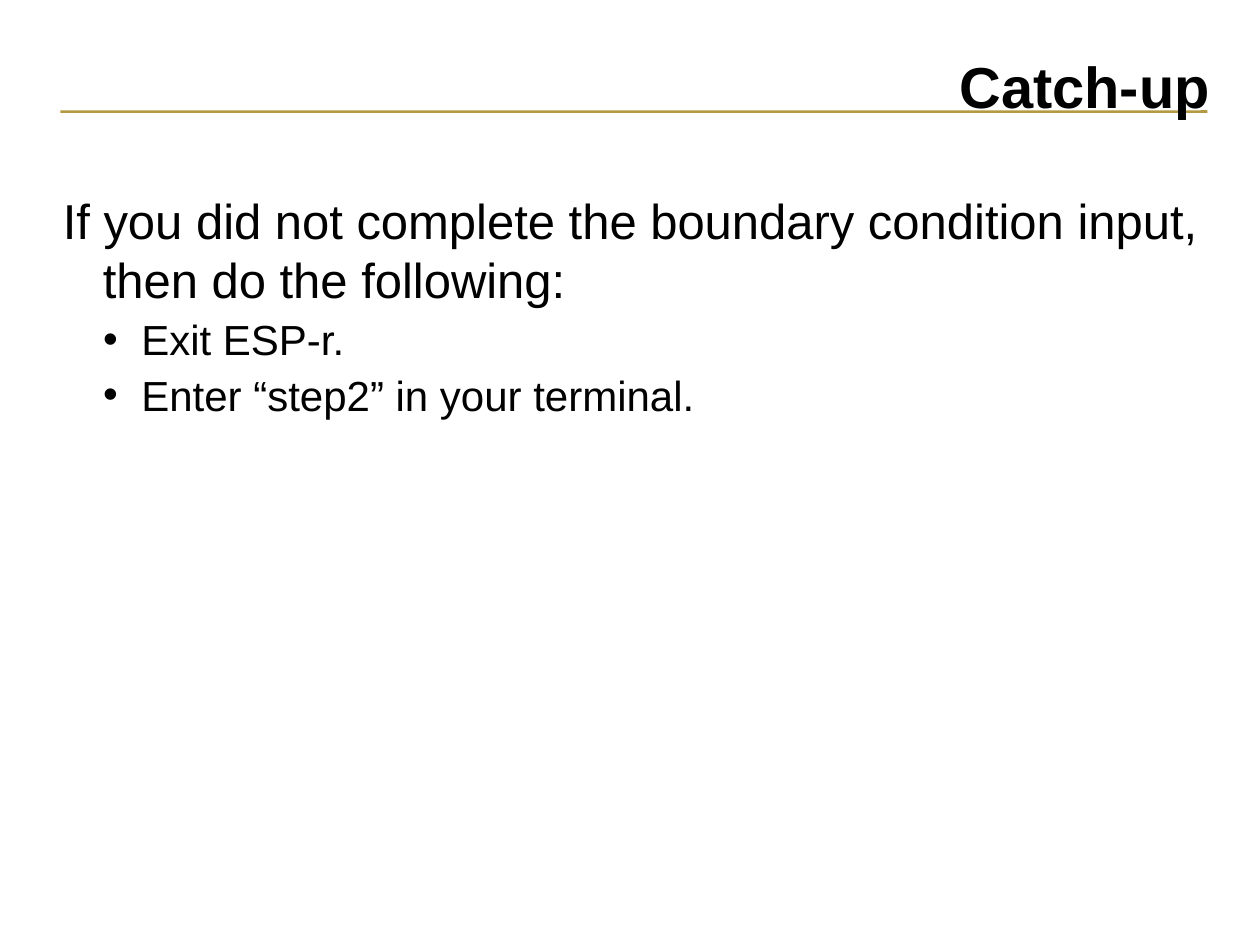
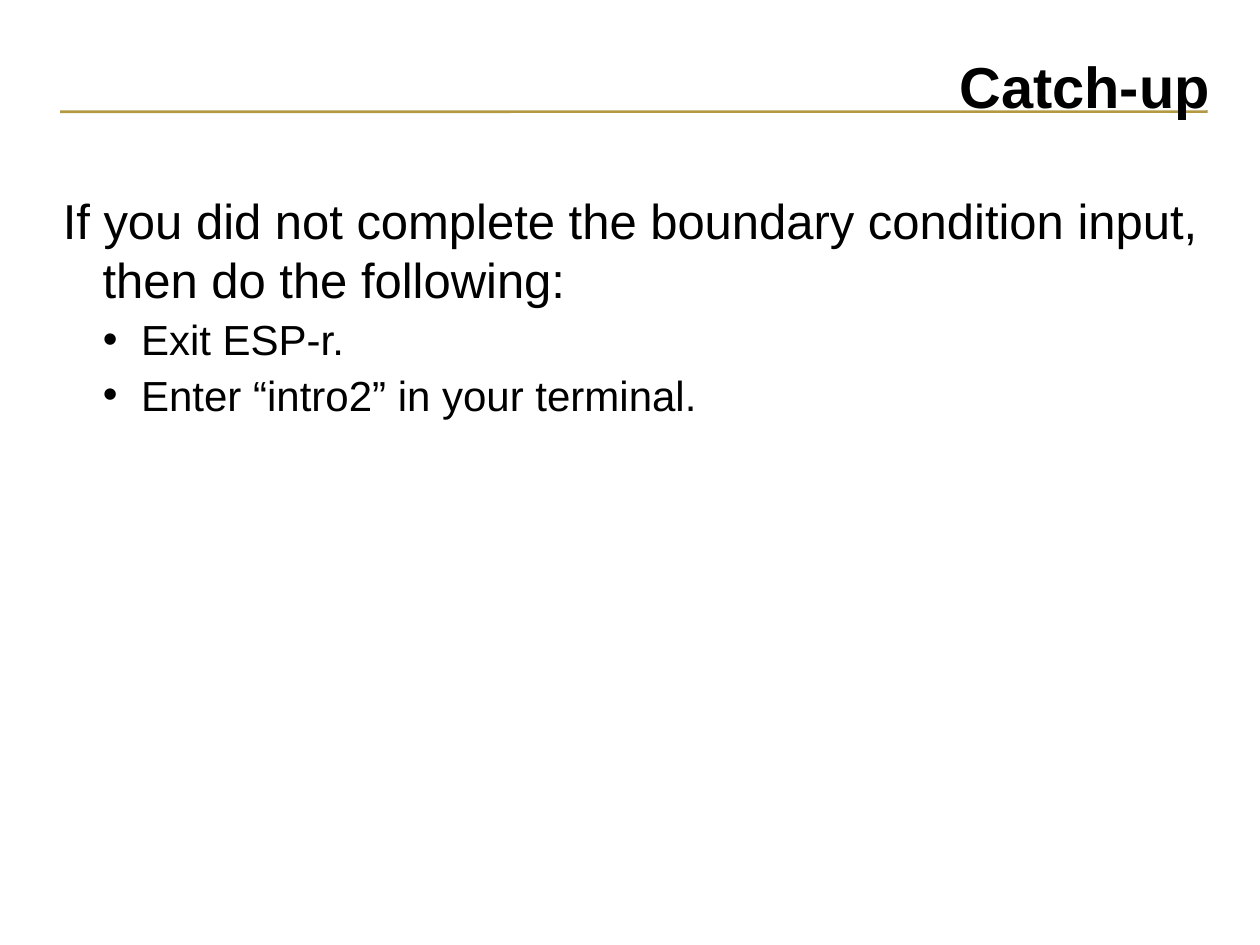
Before and after one commit to ESP-rCommunity/ESPrExtras, a slide deck: slide 38 of training/NRCan_course_materials/intro/introduction.ppt (slide 37 before the commit). Drawn at 1260x945 pixels with LibreOffice and Linux fonts; fonts in the diff are those of the drawing. Boxes give left, top, right and bottom in pixels: in the first picture for what was removed or moved away, otherwise in the second. Text is boxed around its words. In the diff, an @@ line names an element or a change of style, - is before the commit and + after.

Commit message:
This commit updates the introductory presentation to reflect changes in modern versions of prj (circa Version 11.4)

```diff
--- a/training/NRCan_course_materials/intro/introduction.ppt
+++ b/training/NRCan_course_materials/intro/introduction.ppt
@@ text at (141, 380, 696, 419): text changed @@
-  • Enter “step2” in your terminal.
+  • Enter “intro2” in your terminal.
```
Also in this commit, not shown: 19 other slides changed, 1 slide added.
